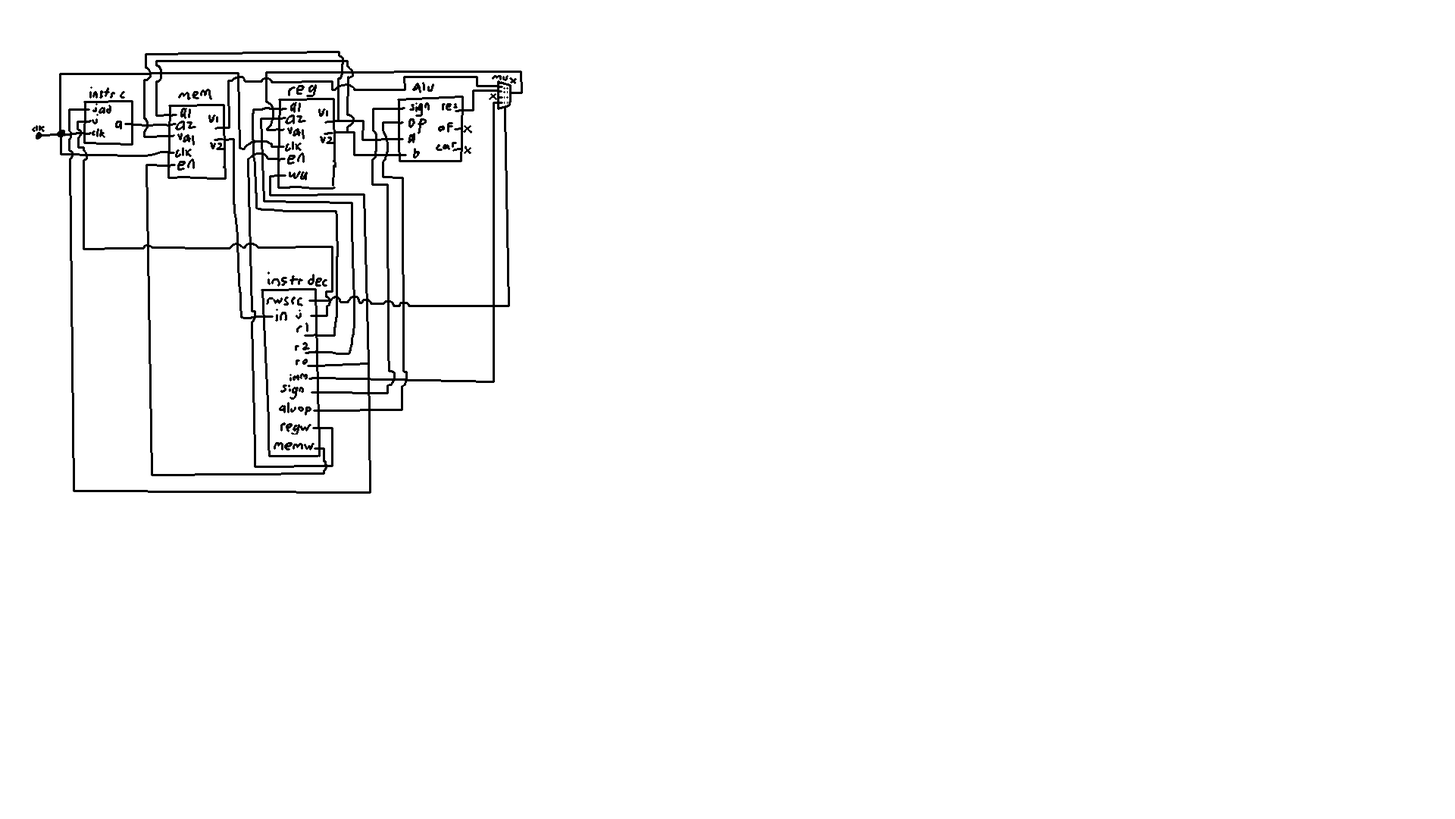
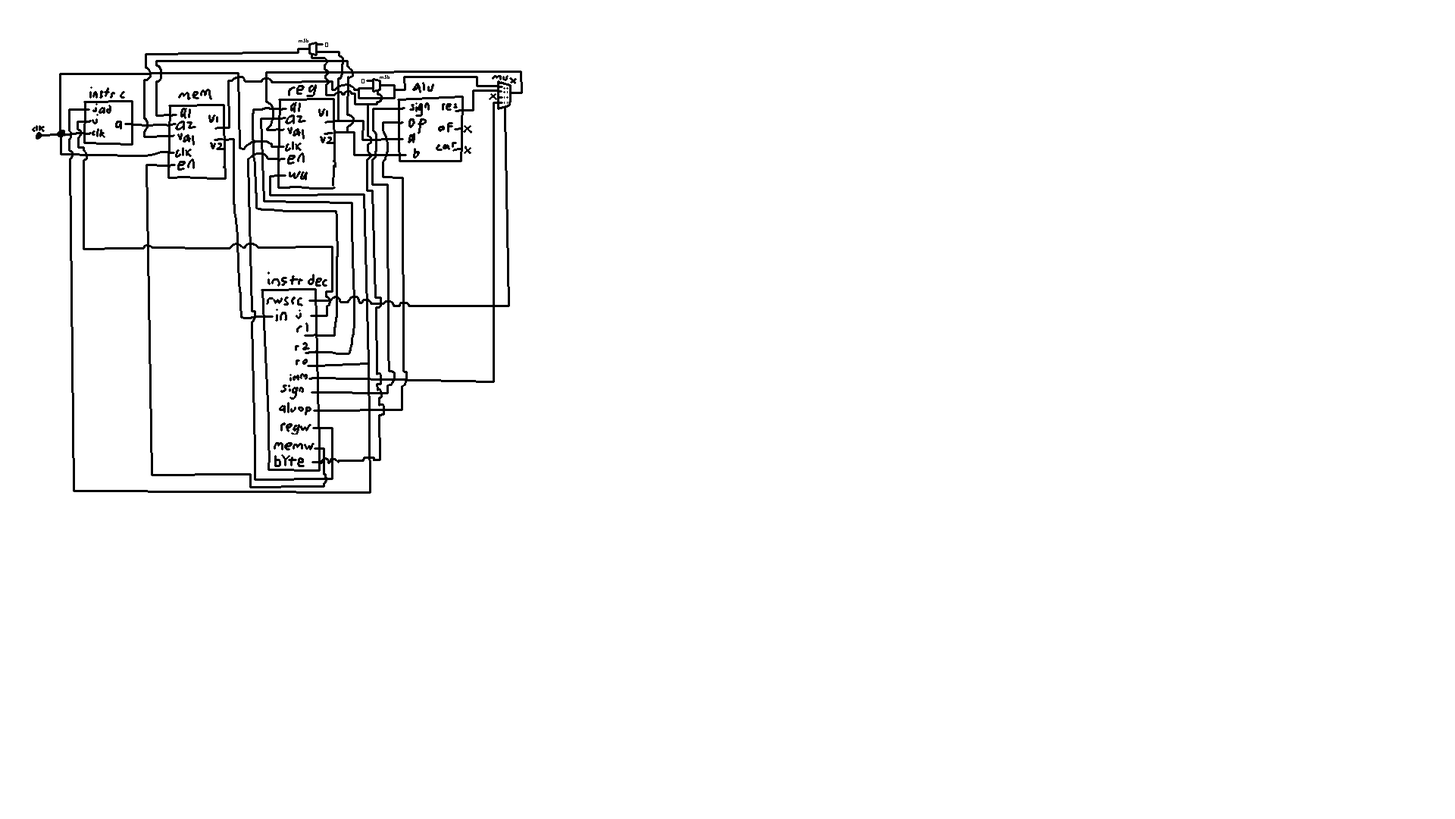
Layered file, before and after one edit (1455 x 819). Changes by layer:
painted on "2" over [left=249, top=38, right=396, bottom=489]
painted on "Background" over [left=267, top=454, right=321, bottom=472]
